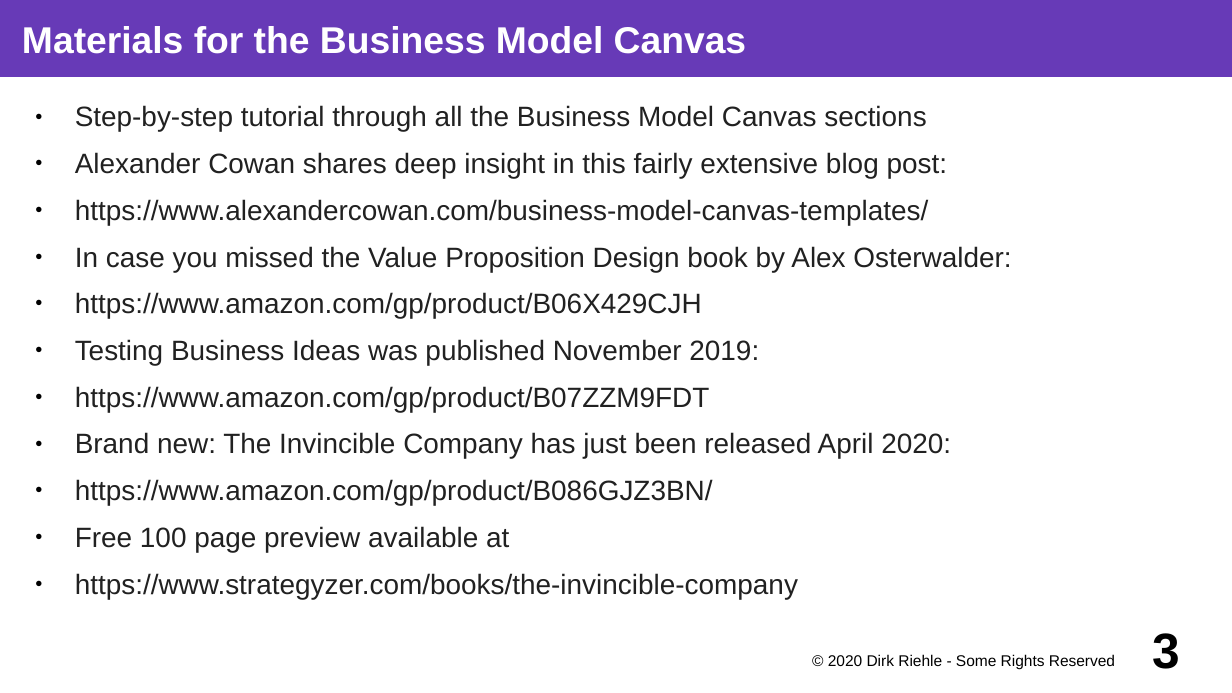
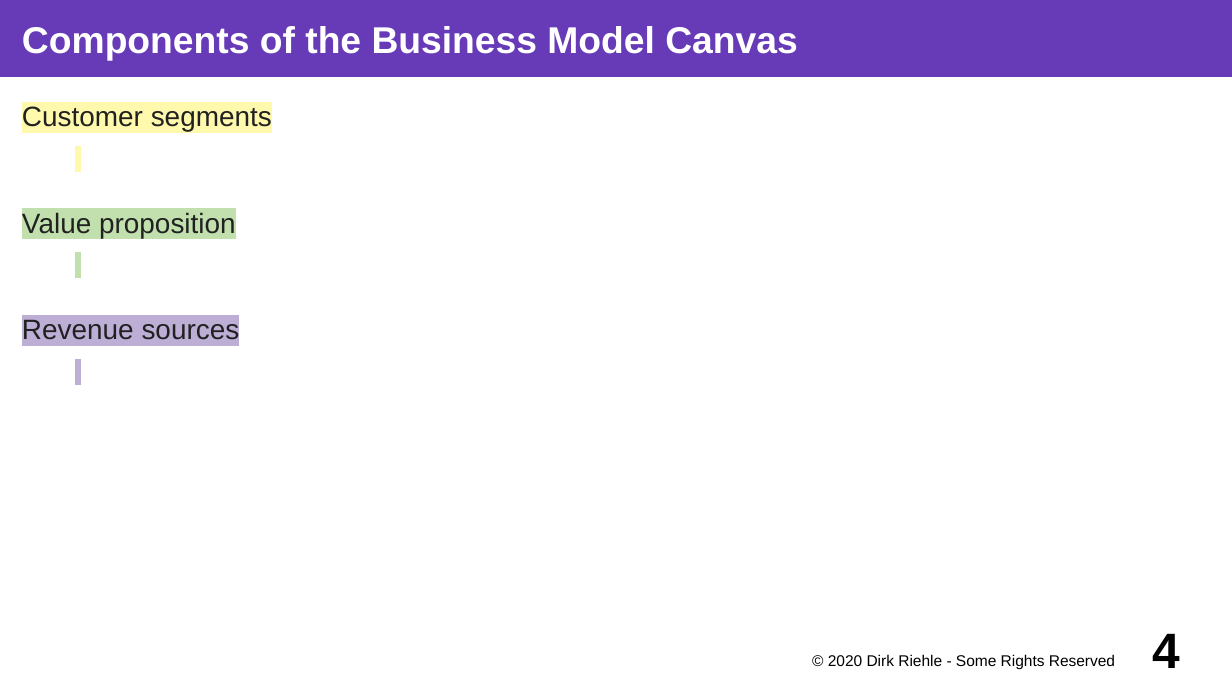
Before and after one commit to dirkriehle/coss-course, a slide deck: slide 4 of Lecture slides/COSS A03 - The Business Model Canvas.odp (slide 3 before the commit). Drawn at 1232x693 pixels with LibreOffice and Linux fonts; fonts in the diff are those of the drawing. Boxes give left, top, right and bottom in pixels: in the first picture for what was removed or moved away, otherwise in the second. Text is boxed around its words. In the diff, an @@ line names an element or a change of style, - is before the commit and + after.

Commit message:
Added first version of business model slide deck

```diff
--- a/Lecture slides/COSS A03 - The Business Model Canvas.odp
+++ b/Lecture slides/COSS A03 - The Business Model Canvas.odp
@@ title at (22,26,798,61): text changed @@
-Materials for the Business Model Canvas
+Components of the Business Model Canvas
@@ text at (22,106,272,345): text changed @@
-● Step-by-step tutorial through all the Business Model Canvas sections
-● Alexander Cowan shares deep insight in this fairly extensive blog post:
-● https://www.alexandercowan.com/business-model-canvas-templates/
-● In case you missed the Value Proposition Design book by Alex Osterwalder:
-● https://www.amazon.com/gp/product/B06X429CJH
-● Testing Business Ideas was published November 2019:
-● https://www.amazon.com/gp/product/B07ZZM9FDT
-● Brand new: The Invincible Company has just been released April 2020:
-● https://www.amazon.com/gp/product/B086GJZ3BN/
-● Free 100 page preview available at
-● https://www.strategyzer.com/books/the-invincible-company
+1. Customer segments
+2. Value proposition
+3. Revenue sources
@@ page number at (1152,633,1180,668): text changed @@
-3
+4
```
Also in this commit, not shown: 1 other slide changed, 3 slides added, 3 other files.
